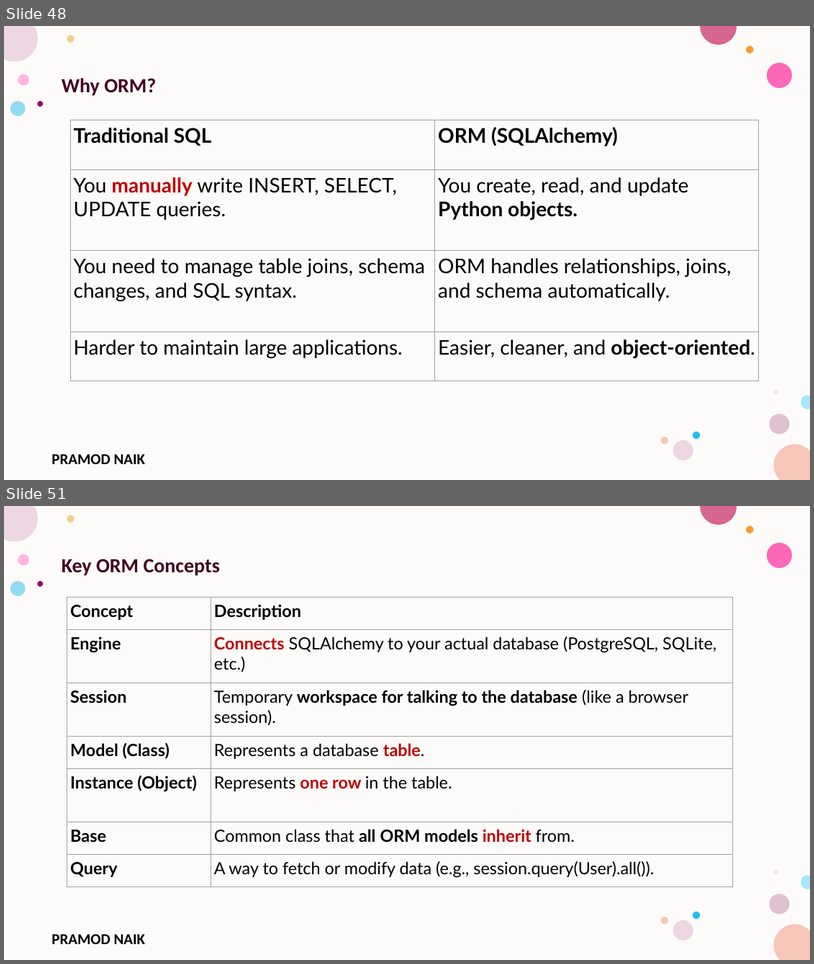
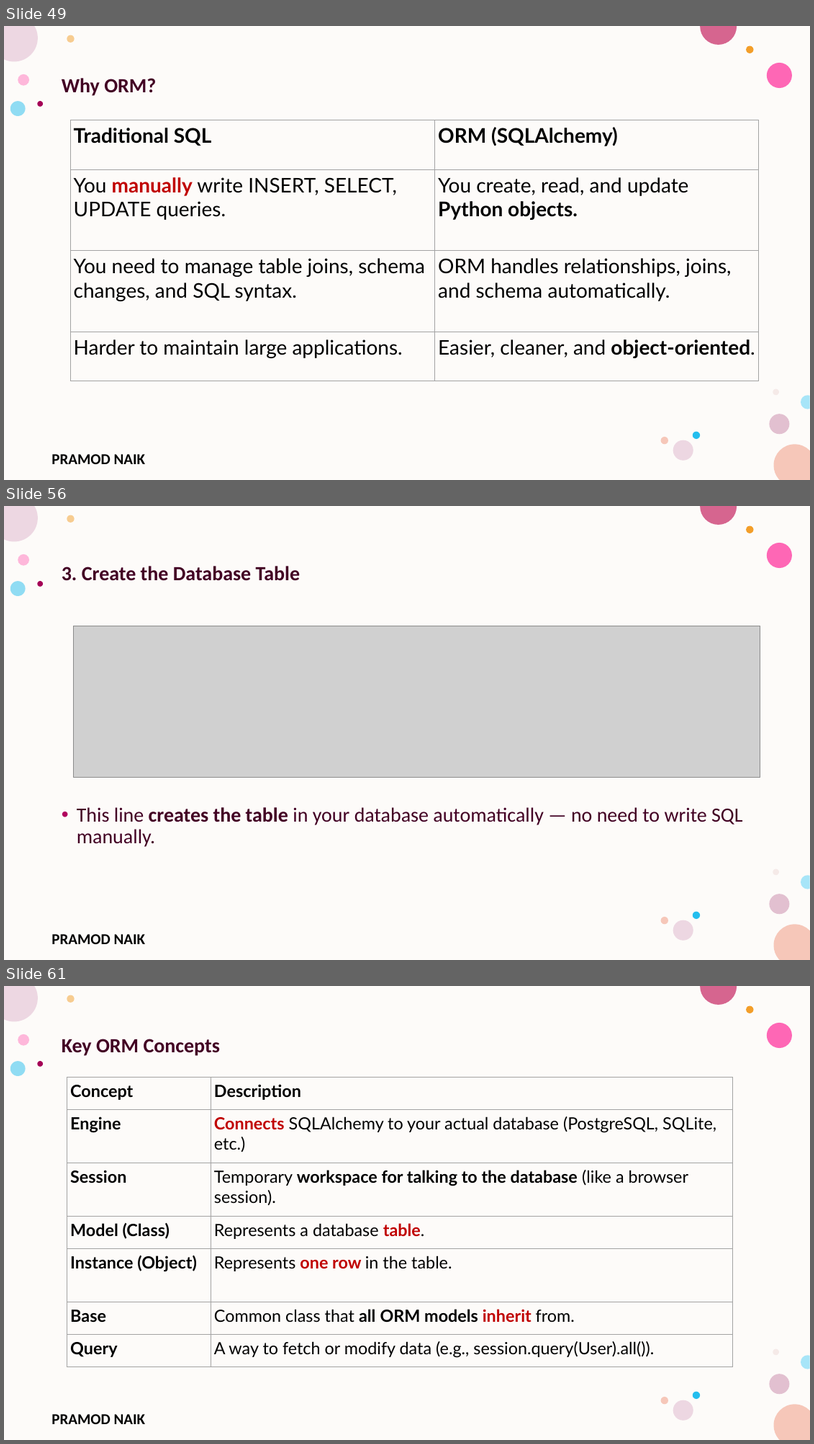
Before and after one commit to PRAMODNAIK-DEV/Backend-Dev-using-Python-FastAPI, a slide deck: FastAPI/FastAPI- Intermediate.pptx. Shown one above the other, each under a label of ours: slides 48 and 51 before the commit, slides 49, 56 and 61 after it; the slides between them are not shown. The pictures are 814x964 and 814x1444 pixels, drawn with LibreOffice and Linux fonts; fonts in the diff are those of the drawing; grey boxes stand for pictures; background and template pictures are left out. Boxes give left, top, right and bottom in pixels: in the first picture for what was removed or moved away, otherwise in the second. Text is boxed around its words. In the diff, an @@ line names an element or a change of style, - is before the commit and + after.

```diff
--- a/FastAPI/FastAPI- Intermediate.pptx
+++ b/FastAPI/FastAPI- Intermediate.pptx
@@ slide 56 added at bbox=[4, 506, 810, 960], background #FFFFFF; not listed: 17 template elements that a slide beside it also shows @@
@@ text added at bbox=[62, 566, 743, 847], 24 pt, text #420023 @@
+3. Create the Database Table
+• This line creates the table in your database automatically — no need to write SQL manually.
@@ picture added at bbox=[74, 626, 760, 777] @@
@@ what was slide 48 is now slide 49 @@
@@ what was slide 51 is now slide 61 @@
```
Also in this commit, not shown: 6 slides changed, 9 other slides added, 5 other files.
